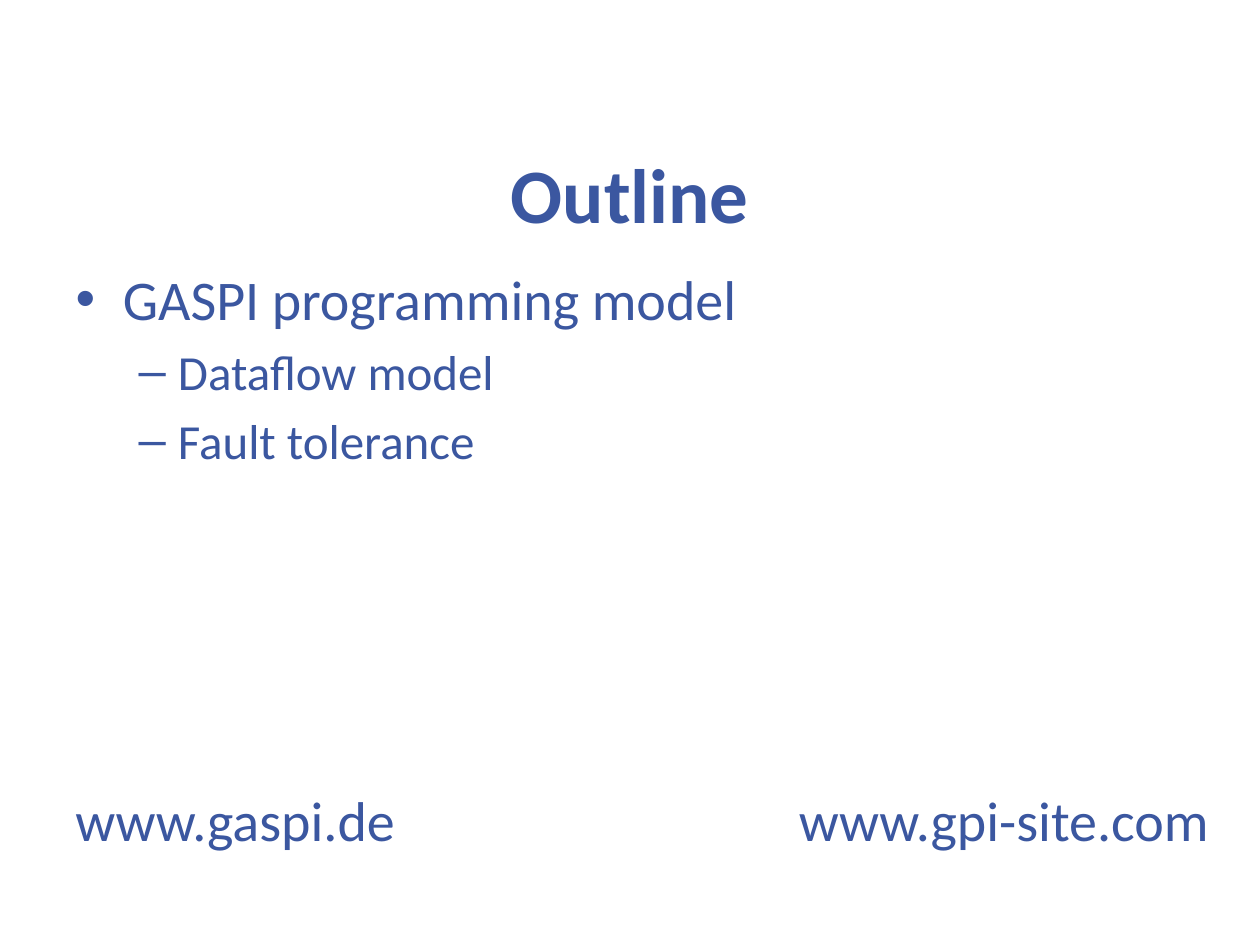
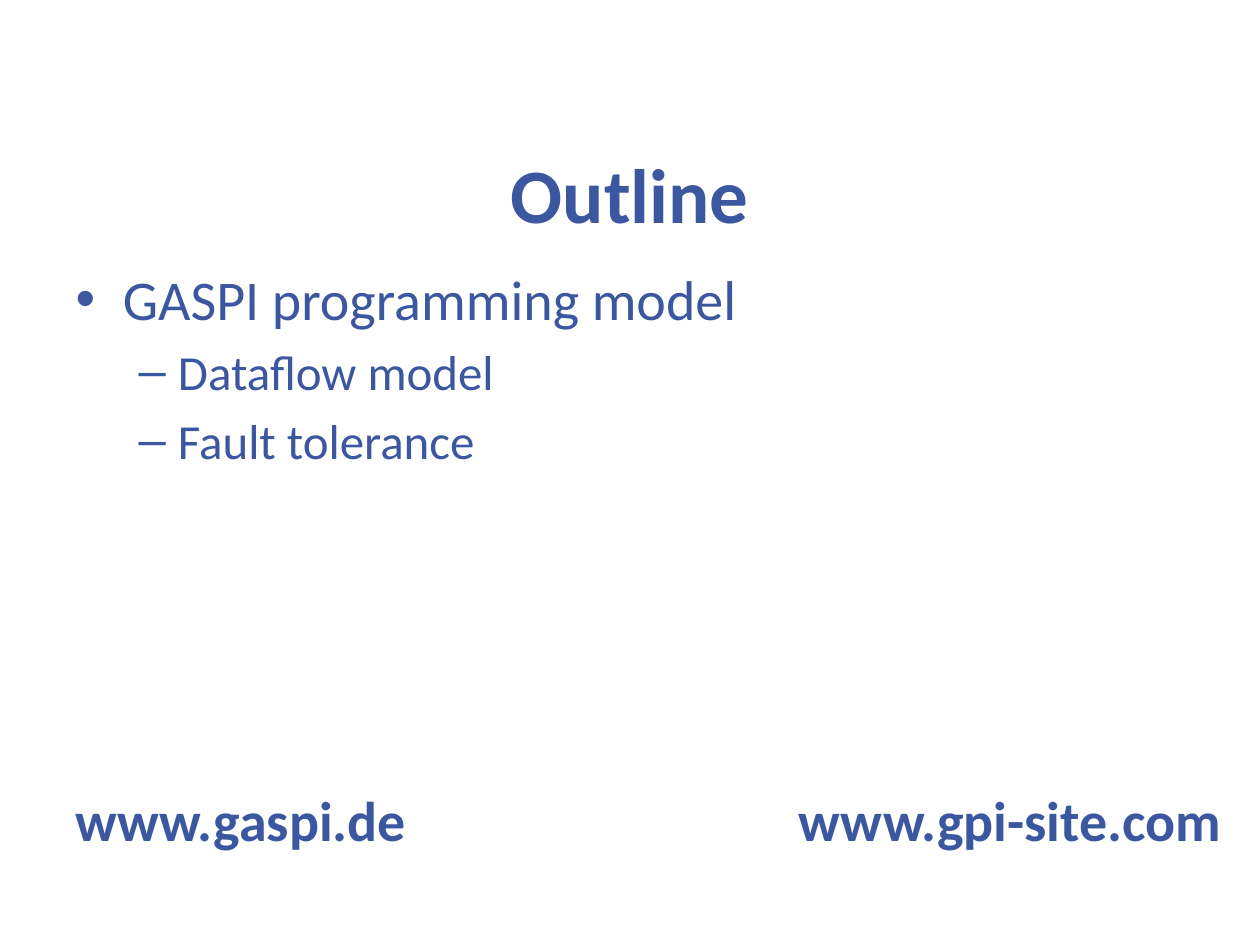
Before and after one commit to cc-hpc-itwm/GPI-2, a slide deck: slide 4 of tutorial/slides/gaspi_tutorial.pptx. Drawn at 1260x945 pixels with LibreOffice and Linux fonts; fonts in the diff are those of the drawing; background and template pictures are left out. Boxes give left, top, right and bottom in pixels: in the first picture for what was removed or moved away, otherwise in the second. Text is boxed around its words. In the diff, an @@ line names an element or a change of style, - is before the commit and + after.

```diff
--- a/tutorial/slides/gaspi_tutorial.pptx
+++ b/tutorial/slides/gaspi_tutorial.pptx
@@ text "www.gaspi.de" at (75,801,406,851): bold on @@
@@ text "www.gpi-site.com" at (799,801,1221,851): bold on @@
```
Also in this commit, not shown: 15 other slides changed, 11 other files.
